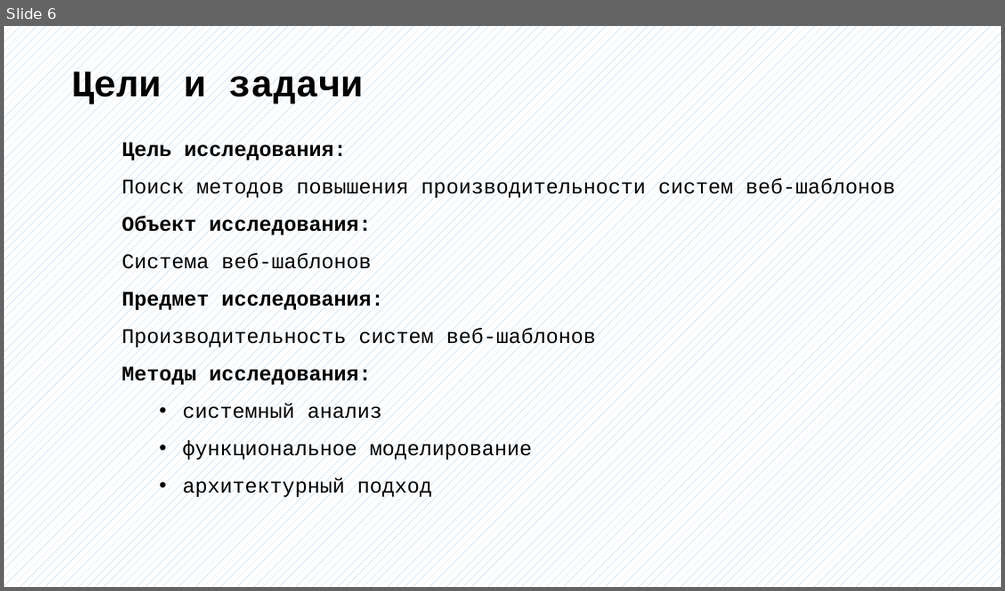
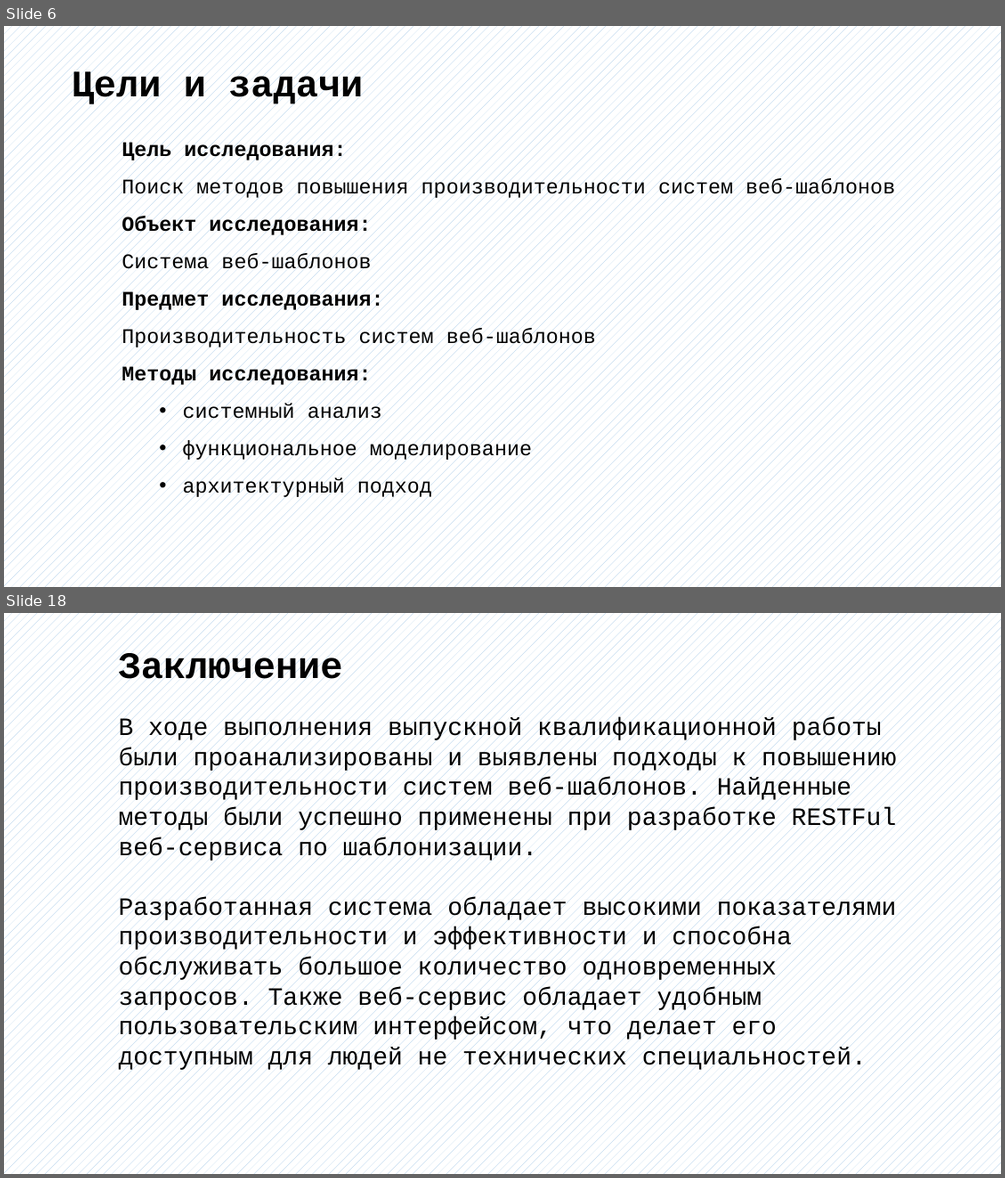
Before and after one commit to bobs4462/tachyon, a slide deck: docs/Презентация ВКР.pptx. Shown one above the other, each under a label of ours: slide 6 before the commit, slides 6 and 18 after it; the slides between them are not shown. The pictures are 1005x591 and 1005x1178 pixels, drawn with LibreOffice and Linux fonts; fonts in the diff are those of the drawing. Boxes give left, top, right and bottom in pixels: in the first picture for what was removed or moved away, otherwise in the second. Text is boxed around its words. In the diff, an @@ line names an element or a change of style, - is before the commit and + after.

```diff
--- a/docs/Презентация ВКР.pptx
+++ b/docs/Презентация ВКР.pptx
@@ slide 18 added at (x1=4, y1=613, x2=1001, y2=1174), background pattern #9DC3E6 on #FFFFFF @@
@@ text added at (x1=119, y1=650, x2=343, y2=689), 36 pt, text #000000, bold @@
+Заключение
@@ text added at (x1=119, y1=717, x2=897, y2=1071), 24 pt, text #000000 @@
+В ходе выполнения выпускной квалификационной работы были проанализированы и выявлены подходы к повышению производительности систем веб-шаблонов. Найденные методы были успешно применены при разработке RESTFul веб-сервиса по шаблонизации.
+Разработанная система обладает высокими показателями производительности и эффективности и способна обслуживать большое количество одновременных запросов. Также веб-сервис обладает удобным пользовательским интерфейсом, что делает его доступным для людей не технических специальностей.
```
Also in this commit, not shown: 9 slides changed, 4 other slides added, 3 slides removed, 2 other files.
